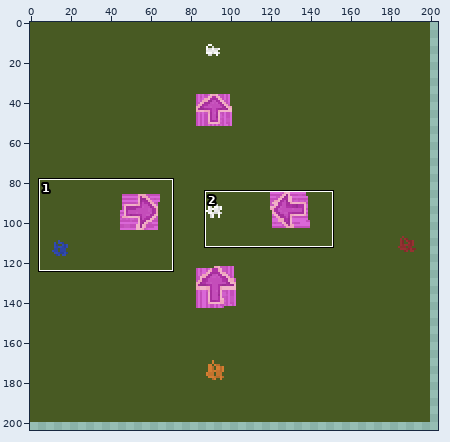
File history of a sprite sheet, src/main/resources/assets/antsportation/patchouli/images/merge.png. The first picture is a wide view before the edit; the outline marks the close-up.
Close-up. First the earlier version:
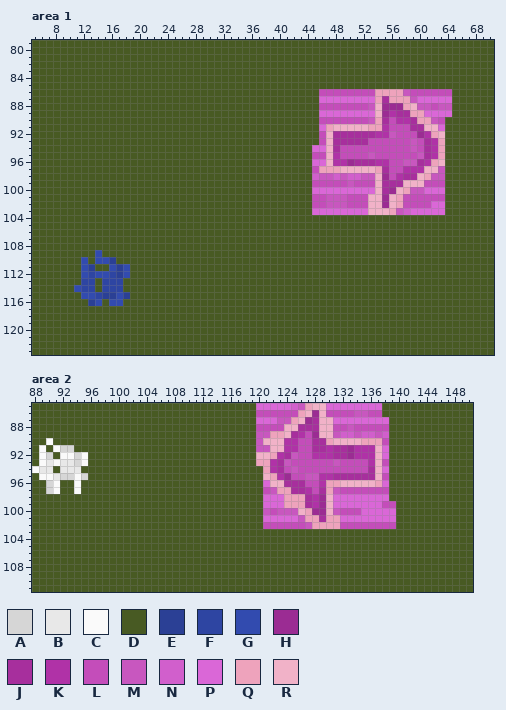
The file is 256x256 pixels. Colours within 5 levels of each other are drawn and written as one. Shown: area 1: x 5..70, y 79..123; area 2: x 88..150, y 85..111. The wide view leaves out empty margins. The commit also changed other parts of the picture, which this record leaves out.
Palette (. is transparent): A #d6d6d6  B #e8e8e8  C #fafafa  D #485a23  E #2b4095  F #2e45a2  G #324baf  H #9b2c93  J #a72f9d  K #b032a7  L #c44dba  M #c857bf  N #d15fcc  P #da67d7  Q #eea3bc  R #f1b2c8
Pixels before, area 1 (only the part around the change), first column x 7:
 82 DDDDDDDDDDDDDDDDDDDDDDDDDDDDDDDDDDDDDDDDDDDDDDDDDDDDDDDDDDDDDD
 83 DDDDDDDDDDDDDDDDDDDDDDDDDDDDDDDDDDDDDDDDDDDDDDDDDDDDDDDDDDDDDD
 84 DDDDDDDDDDDDDDDDDDDDDDDDDDDDDDDDDDDDDDDDDDDDDDDDDDDDDDDDDDDDDD
 85 DDDDDDDDDDDDDDDDDDDDDDDDDDDDDDDDDDDDDDDDDDDDDDDDDDDDDDDDDDDDDD
 86 DDDDDDDDDDDDDDDDDDDDDDDDDDDDDDDDDDDDDDDLLLLLLLLQQQQMLLLLLLDDDD
 87 DDDDDDDDDDDDDDDDDDDDDDDDDDDDDDDDDDDDDDDPPPPPPPPQJQQQMPPPPPDDDD
 88 DDDDDDDDDDDDDDDDDDDDDDDDDDDDDDDDDDDDDDDLLLLLLLMRHHHQRMMLMMDDDD
 89 DDDDDDDDDDDDDDDDDDDDDDDDDDDDDDDDDDDDDDDPPPPPPPPRHKJJQQPPPPDDDD
 90 DDDDDDDDDDDDDDDDDDDDDDDDDDDDDDDDDDDDDDDLLLLLLLMQJLKKJQQMLDDDDD
 91 DDDDDDDDDDDDDDDDDDDDDDDDDDDDDDDDDDDDDDDPQRRRRRQQKLLLJJRRPDDDDD
 92 DDDDDDDDDDDDDDDDDDDDDDDDDDDDDDDDDDDDDDDLRJJJJJJKKMLLLHKQRDDDDD
 93 DDDDDDDDDDDDDDDDDDDDDDDDDDDDDDDDDDDDDDDLRJJJJJLLLLLLMLJKQDDDDD
 94 DDDDDDDDDDDDDDDDDDDDDDDDDDDDDDDDDDDDDDPPRJLLLLLLLLLLMLJKQDDDDD
 95 DDDDDDDDDDDDDDDDDDDDDDDDDDDDDDDDDDDDDDLLRKLLLLMLLLLLLMJKQDDDDD
 96 DDDDDDDDDDDDDDDDDDDDDDDDDDDDDDDDDDDDDDPPRKKHJJJKKLLMMJKQRDDDDD
 97 DDDDDDDDDDDDDDDDDDDDDDDDDDDDDDDDDDDDDDLQQQRRRRRQJLLKKKRRMDDDDD
 98 DDDDDDDDDDDDDDDDDDDDDDDDDDDDDDDDDDDDDDNMMNMNNMMRHLKJJRQMMDDDDD
 99 DDDDDDDDDDDDDDDDDDDDDDDDDDDDDDDDDDDDDDLLLLLMLLLRJJJRRRLLLDDDDD
100 DDDDDDDDDDDDDDDDDDDDDDDDDDDDDDDDDDDDDDPPPPPPPPPRJHRQMMPPPDDDDD
101 DDDDDDDDDDDDDDDDDDDDDDDDDDDDDDDDDDDDDDLLMMMLLLRRHRQLLLLLLDDDDD
102 DDDDDDDDDDDDDDDDDDDDDDDDDDDDDDDDDDDDDDLLMMMLLLRRHRQLLLLPPDDDDD
103 DDDDDDDDDDDDDDDDDDDDDDDDDDDDDDDDDDDDDDPPPPPPPPRRRQMNPPPPPDDDDD
104 DDDDDDDDDDDDDDDDDDDDDDDDDDDDDDDDDDDDDDDDDDDDDDDDDDDDDDDDDDDDDD
105 DDDDDDDDDDDDDDDDDDDDDDDDDDDDDDDDDDDDDDDDDDDDDDDDDDDDDDDDDDDDDD
106 DDDDDDDDDDDDDDDDDDDDDDDDDDDDDDDDDDDDDDDDDDDDDDDDDDDDDDDDDDDDDD
107 DDDDDDDDDDDDDDDDDDDDDDDDDDDDDDDDDDDDDDDDDDDDDDDDDDDDDDDDDDDDDD
108 DDDDDDDDDDDDDDDDDDDDDDDDDDDDDDDDDDDDDDDDDDDDDDDDDDDDDDDDDDDDDD
109 DDDDDDDGDDDDDDDDDDDDDDDDDDDDDDDDDDDDDDDDDDDDDDDDDDDDDDDDDDDDDD
110 DDDDDGDGGEDDDDDDDDDDDDDDDDDDDDDDDDDDDDDDDDDDDDDDDDDDDDDDDDDDDD
111 DDDDDGEDDGEGDDDDDDDDDDDDDDDDDDDDDDDDDDDDDDDDDDDDDDDDDDDDDDDDDD
112 DDDDDGFGGFEGDDDDDDDDDDDDDDDDDDDDDDDDDDDDDDDDDDDDDDDDDDDDDDDDDD
113 DDDDDFFDFFFDDDDDDDDDDDDDDDDDDDDDDDDDDDDDDDDDDDDDDDDDDDDDDDDDDD
114 DDDDGFFDFFFDDDDDDDDDDDDDDDDDDDDDDDDDDDDDDDDDDDDDDDDDDDDDDDDDDD
115 DDDDDGGFEEGEDDDDDDDDDDDDDDDDDDDDDDDDDDDDDDDDDDDDDDDDDDDDDDDDDD
116 DDDDDDEGDGGDDDDDDDDDDDDDDDDDDDDDDDDDDDDDDDDDDDDDDDDDDDDDDDDDDD
117 DDDDDDDDDDDDDDDDDDDDDDDDDDDDDDDDDDDDDDDDDDDDDDDDDDDDDDDDDDDDDD
118 DDDDDDDDDDDDDDDDDDDDDDDDDDDDDDDDDDDDDDDDDDDDDDDDDDDDDDDDDDDDDD
119 DDDDDDDDDDDDDDDDDDDDDDDDDDDDDDDDDDDDDDDDDDDDDDDDDDDDDDDDDDDDDD
120 DDDDDDDDDDDDDDDDDDDDDDDDDDDDDDDDDDDDDDDDDDDDDDDDDDDDDDDDDDDDDD
121 DDDDDDDDDDDDDDDDDDDDDDDDDDDDDDDDDDDDDDDDDDDDDDDDDDDDDDDDDDDDDD
Pixels before, area 2, first column x 88:
 85 DDDDDDDDDDDDDDDDDDDDDDDDDDDDDDDDPPPPPNMQRRPPPPPPPPDDDDDDDDDDDDD
 86 DDDDDDDDDDDDDDDDDDDDDDDDDDDDDDDDLLLLLLQRHRLLLLMMLLDDDDDDDDDDDDD
 87 DDDDDDDDDDDDDDDDDDDDDDDDDDDDDDDDPPPMMQRHJRRPPPPPPPPDDDDDDDDDDDD
 88 DDDDDDDDDDDDDDDDDDDDDDDDDDDDDDDDLLLLRRJJJRRLLMLLLLLDDDDDDDDDDDD
 89 DDDDDDDDDDDDDDDDDDDDDDDDDDDDDDDDMMQQRJKLHRRMNNMNNMNDDDDDDDDDDDD
 90 DDCDDDDDDDDDDDDDDDDDDDDDDDDDDDDDMRRRKKLLJJQRRRRQQQLDDDDDDDDDDDD
 91 DCDCAADDDDDDDDDDDDDDDDDDDDDDDDDDMMRRKKLLJJKJJHKKKRPDDDDDDDDDDDD
 92 DCADCCACDDDDDDDDDDDDDDDDDDDDDDDDRRQKJMLLKKKJJHKKKRPDDDDDDDDDDDD
 93 DCBCBBACDDDDDDDDDDDDDDDDDDDDDDDDQQKJMLLLLLLMLLLLKRLDDDDDDDDDDDD
 94 CBBDBBBDDDDDDDDDDDDDDDDDDDDDDDDDDQKJLMLLLLLLLLLLJRPDDDDDDDDDDDD
 95 DCCBAACADDDDDDDDDDDDDDDDDDDDDDDDDRQKHLLMMKKJJJJJJRLDDDDDDDDDDDD
 96 DDACDDCDDDDDDDDDDDDDDDDDDDDDDDDDDPRRJJJLLKQQRRRRRQPDDDDDDDDDDDD
 97 DDACDDCDDDDDDDDDDDDDDDDDDDDDDDDDDLMQQJJKLJQMLLLLLLLDDDDDDDDDDDD
 98 DDDDDDDDDDDDDDDDDDDDDDDDDDDDDDDDDPPPQQQJKHRPPPPPPPPDDDDDDDDDDDD
 99 DDDDDDDDDDDDDDDDDDDDDDDDDDDDDDDDDPPPQQQJKHRPPPPPPPLLDDDDDDDDDDD
100 DDDDDDDDDDDDDDDDDDDDDDDDDDDDDDDDDMLMMMRQHHRMLLLPPPPPDDDDDDDDDDD
101 DDDDDDDDDDDDDDDDDDDDDDDDDDDDDDDDDPPPPPMQQJQQPPPPPPPPDDDDDDDDDDD
102 DDDDDDDDDDDDDDDDDDDDDDDDDDDDDDDDDLLLLLLMQQQQLLLLLLLLDDDDDDDDDDD
103 DDDDDDDDDDDDDDDDDDDDDDDDDDDDDDDDDDDDDDDDDDDDDDDDDDDDDDDDDDDDDDD
104 DDDDDDDDDDDDDDDDDDDDDDDDDDDDDDDDDDDDDDDDDDDDDDDDDDDDDDDDDDDDDDD
105 DDDDDDDDDDDDDDDDDDDDDDDDDDDDDDDDDDDDDDDDDDDDDDDDDDDDDDDDDDDDDDD
106 DDDDDDDDDDDDDDDDDDDDDDDDDDDDDDDDDDDDDDDDDDDDDDDDDDDDDDDDDDDDDDD
107 DDDDDDDDDDDDDDDDDDDDDDDDDDDDDDDDDDDDDDDDDDDDDDDDDDDDDDDDDDDDDDD
108 DDDDDDDDDDDDDDDDDDDDDDDDDDDDDDDDDDDDDDDDDDDDDDDDDDDDDDDDDDDDDDD
109 DDDDDDDDDDDDDDDDDDDDDDDDDDDDDDDDDDDDDDDDDDDDDDDDDDDDDDDDDDDDDDD
110 DDDDDDDDDDDDDDDDDDDDDDDDDDDDDDDDDDDDDDDDDDDDDDDDDDDDDDDDDDDDDDD
111 DDDDDDDDDDDDDDDDDDDDDDDDDDDDDDDDDDDDDDDDDDDDDDDDDDDDDDDDDDDDDDD
New version:
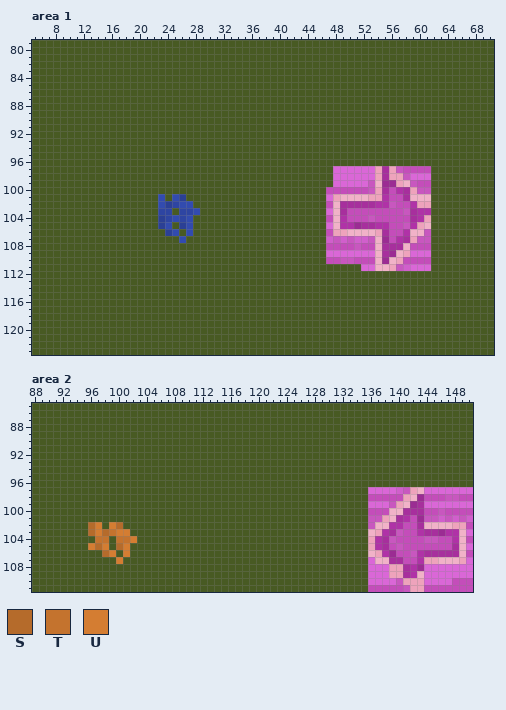
Colours new in this view: S #b56b2b  T #c4732e  U #d47d32
Difference:
Changed rows in their new state; - is an unchanged pixel.
Area 1:
first column x 11:
 86 -----------------------------------DDDDDDDDDDDDDDDDDDD
 87 -----------------------------------DDDDDDDDDDDDDDDDDDD
 88 -----------------------------------DDDDDDDDDDDDDDDDDDD
 89 -----------------------------------DDDDDDDDDDDDDDDDDDD
 90 -----------------------------------DDDDDDDDDDDDDDDDDD-
 91 -----------------------------------DDDDDDDDDDDDDDDDDD-
 92 -----------------------------------DDDDDDDDDDDDDDDDDD-
 93 -----------------------------------DDDDDDDDDDDDDDDDDD-
 94 ----------------------------------DDDDDDDDDDDDDDDDDDD-
 95 ----------------------------------DDDDDDDDDDDDDDDDDDD-
 96 ----------------------------------DDDDDDDDDDDDDDDDDDD-
 97 ----------------------------------DDDPPPPPP--QMLLLLDD-
 98 ----------------------------------DDDPPPPPPQJQQMPPPDD-
 99 ----------------------------------DDDPPPPPM-HHQ-ML-DD-
100 ----------------------------------DDLLLLLLMQ-LKJQ-MDD-
101 ------------G-GE------------------DDPQRRRRQQKLLJRRRDD-
102 ------------GEFGG-----------------DDLRJJJJJKKML-KQQDD-
103 ------------FF-FFG----------------DD-RJLLLLLLLLMJKKDD-
104 ------------EFGFG-------------------LRKLLLMLLLLLJKQ---
105 ------------EG-EG-------------------PRKKHJJKKLLMKQR---
106 -------------EG-G-------------------LQQRRRRQJLLKRRM---
107 ---------------G--------------------NMNMNNMRHLKJQMM---
108 ------------------------------------LLLLMLLRJJJRLLL---
109 ---D--------------------------------PPPPPPPRJHRQPPP---
110 -D-DDD------------------------------LLMMLLLRHRQLLLL---
111 -DD--DDD---------------------------------PPRRQMNPPP---
112 -DDDDDDD----------------------------------------------
113 -DD-DDD-----------------------------------------------
114 DDD-DDD-----------------------------------------------
115 -DDDDDDD----------------------------------------------
116 --DD-DD-----------------------------------------------
Area 2:
first column x 88:
 85 --------------------------------DDDDDDDDDDDDDDDDDD-------------
 86 --------------------------------DDDDDDDDDDDDDDDDDD-------------
 87 --------------------------------DDDDDDDDDDDDDDDDDDD------------
 88 --------------------------------DDDDDDDDDDDDDDDDDDD------------
 89 --------------------------------DDDDDDDDDDDDDDDDDDD------------
 90 --D-----------------------------DDDDDDDDDDDDDDDDDDD------------
 91 -D-DDD--------------------------DDDDDDDDDDDDDDDDDDD------------
 92 -DD-DDDD------------------------DDDDDDDDDDDDDDDDDDD------------
 93 -DDDDDDD------------------------DDDDDDDDDDDDDDDDDDD------------
 94 DDD-DDD--------------------------DDDDDDDDDDDDDDDDDD------------
 95 -DDDDDDD-------------------------DDDDDDDDDDDDDDDDDD------------
 96 --DD--D--------------------------DDDDDDDDDDDDDDDDDD------------
 97 --DD--D--------------------------DDDDDDDDDDDDDDDPPPPNMQRPPPPPPP
 98 ---------------------------------DDDDDDDDDDDDDDDLLLLLQRHLLLMMLL
 99 ---------------------------------DDDDDDDDDDDDDDD--PMQRHJPPPPPPP
100 ---------------------------------DDDDDDDDDDDDDDDLLLRRJJJLLMLLLL
101 ---------------------------------DDDDDDDDDDDDDDDMMQRJKLHMMNMNMN
102 --------SU-US--------------------DDDDDDDDDDDDDDDMRRKKLLJRRRRQQL
103 --------SUSTUU----------------------------------RQKJMLLKJJHKKRP
104 ---------TT-TTU---------------------------------QKJMLLLLMMLLKRL
105 --------USU-SU----------------------------------QKJLMLLLLLLLJRP
106 ----------SU-U----------------------------------RQKHLLMKJJJJJRL
107 ------------U-----------------------------------PRRJJLLKQQRRRQP
108 ------------------------------------------------PPPQQJKHPPPPPPP
109 ------------------------------------------------PPPQQJKRPPPPPPP
110 ------------------------------------------------PPPPMQQQPPPPLLL
111 ------------------------------------------------LLLLLMQQLLLLLLL
Boxes around the changes in both close-ups, in picture pixels (x1, y1, x2, y2):
changed: (312, 89, 452, 271)
changed: (158, 194, 200, 243)
changed: (74, 250, 130, 306)
changed: (256, 403, 473, 592)
changed: (32, 438, 137, 564)
